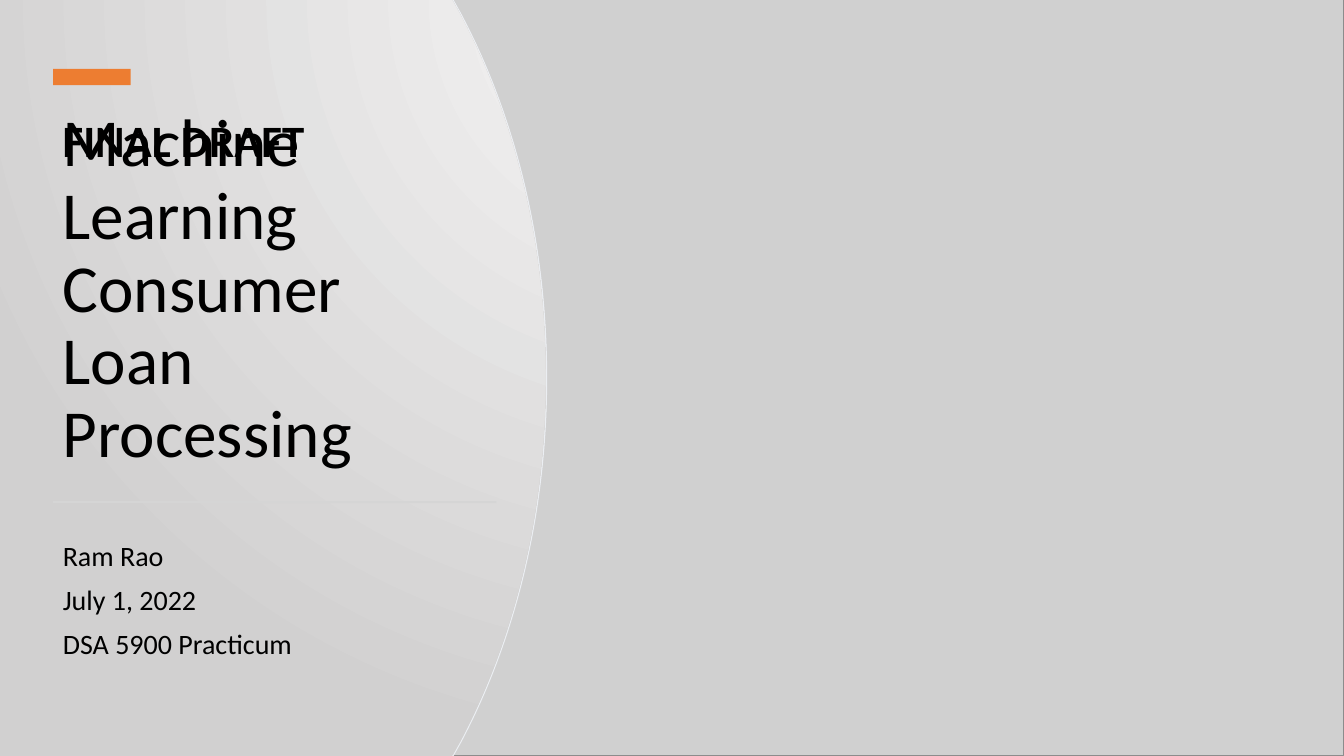
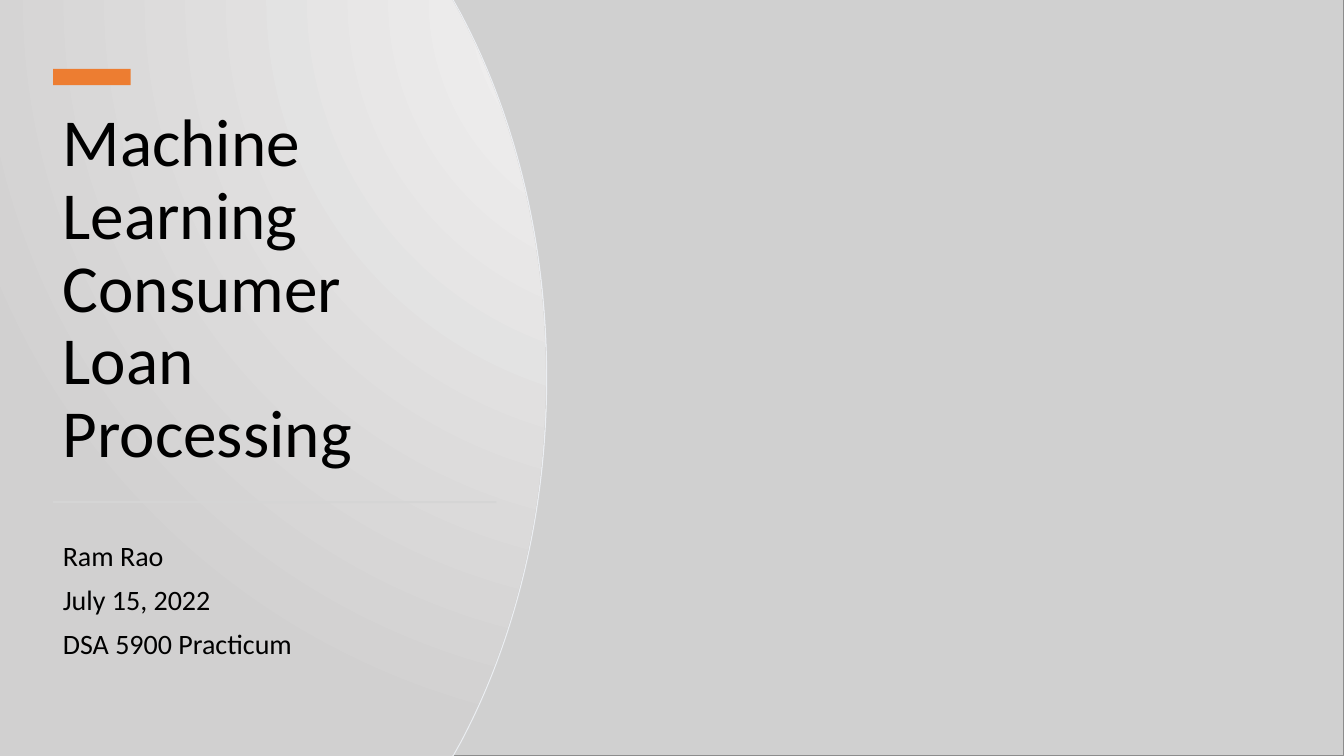
Before and after one commit to ramrao0102/DSA5900-Project, a slide deck: slide 1 of Ram_Rao_Final_Practicum.pptx. Drawn at 1344x756 pixels with LibreOffice and Linux fonts; fonts in the diff are those of the drawing; grey boxes stand for pictures; background and template pictures are left out. Boxes give left, top, right and bottom in pixels: in the first picture for what was removed or moved away, otherwise in the second. Text is boxed around its words. In the diff, an @@ line names an element or a change of style, - is before the commit and + after.

```diff
--- a/Ram_Rao_Final_Practicum.pptx
+++ b/Ram_Rao_Final_Practicum.pptx
@@ text removed at box(63, 120, 304, 169) @@
-FINAL DRAFT
@@ subtitle at box(63, 590, 211, 615): text changed @@
-July 1, 2022
+July 15, 2022
```
Also in this commit, not shown: 1 other slide changed, 3 other files.
